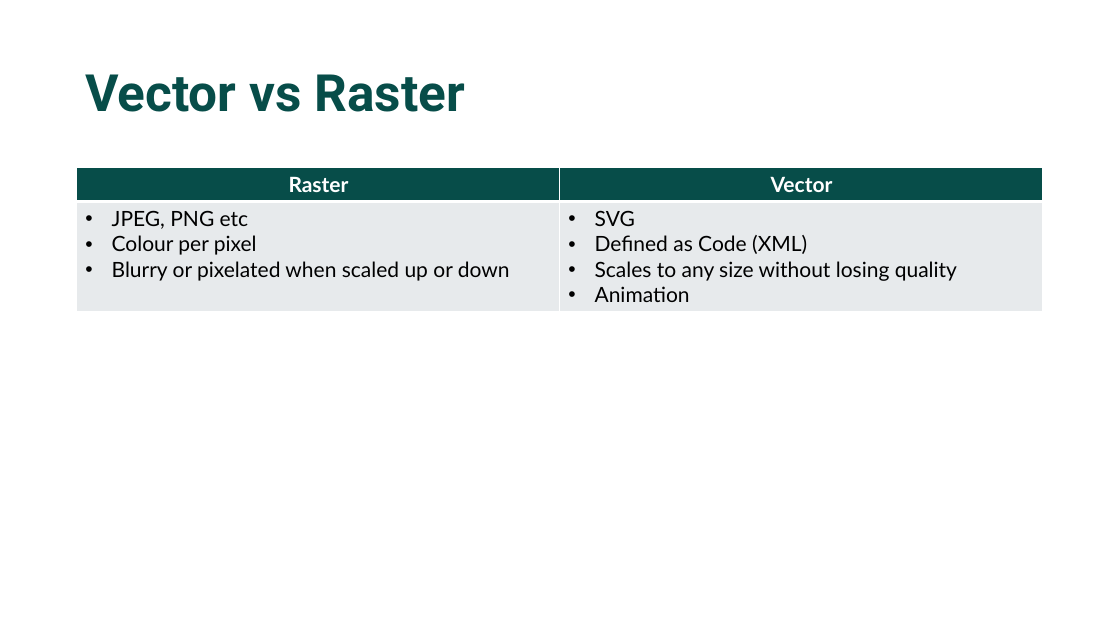
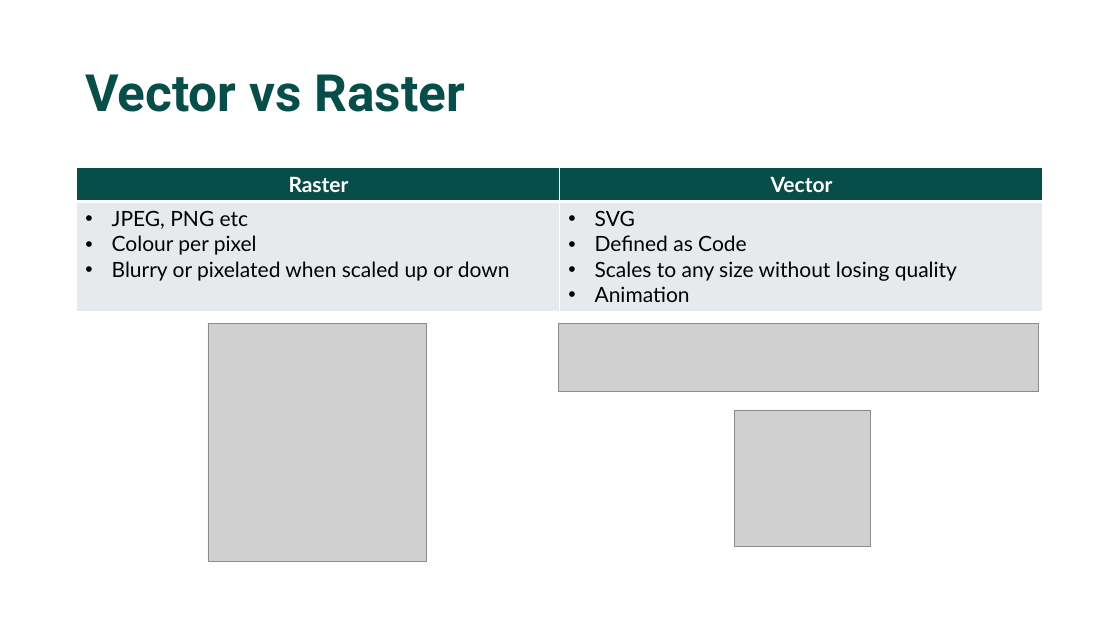
Before and after one commit to EvaluationContext/Sessions, a slide deck: slide 3 of 25-07-Birmingham/SVGs.pptx. Drawn at 1120x630 pixels with LibreOffice and Linux fonts; fonts in the diff are those of the drawing; grey boxes stand for pictures. Boxes give left, top, right and bottom in pixels: in the first picture for what was removed or moved away, otherwise in the second. Text is boxed around its words. In the diff, an @@ line names an element or a change of style, - is before the commit and + after.

```diff
--- a/25-07-Birmingham/SVGs.pptx
+++ b/25-07-Birmingham/SVGs.pptx
@@ table at (77, 168, 1044, 312) @@
-row 2, column 2: SVG / Defined as Code (XML) / Scales to any size without losing quality / Animation
+row 2, column 2: SVG / Defined as Code / Scales to any size without losing quality / Animation
@@ picture added at (208, 323, 427, 561) @@
@@ picture added at (559, 323, 1039, 392) @@
@@ picture added at (734, 410, 870, 546) @@
```
Also in this commit, not shown: 2 other slides changed, 1 slide added, 16 other files.
